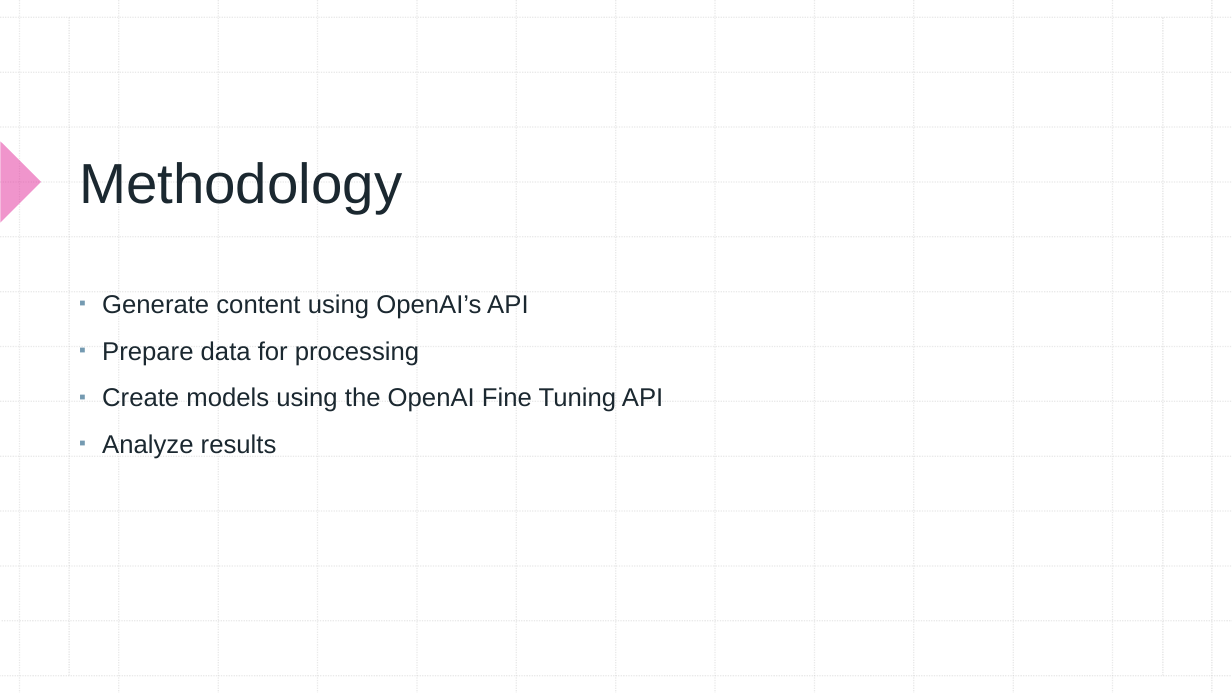
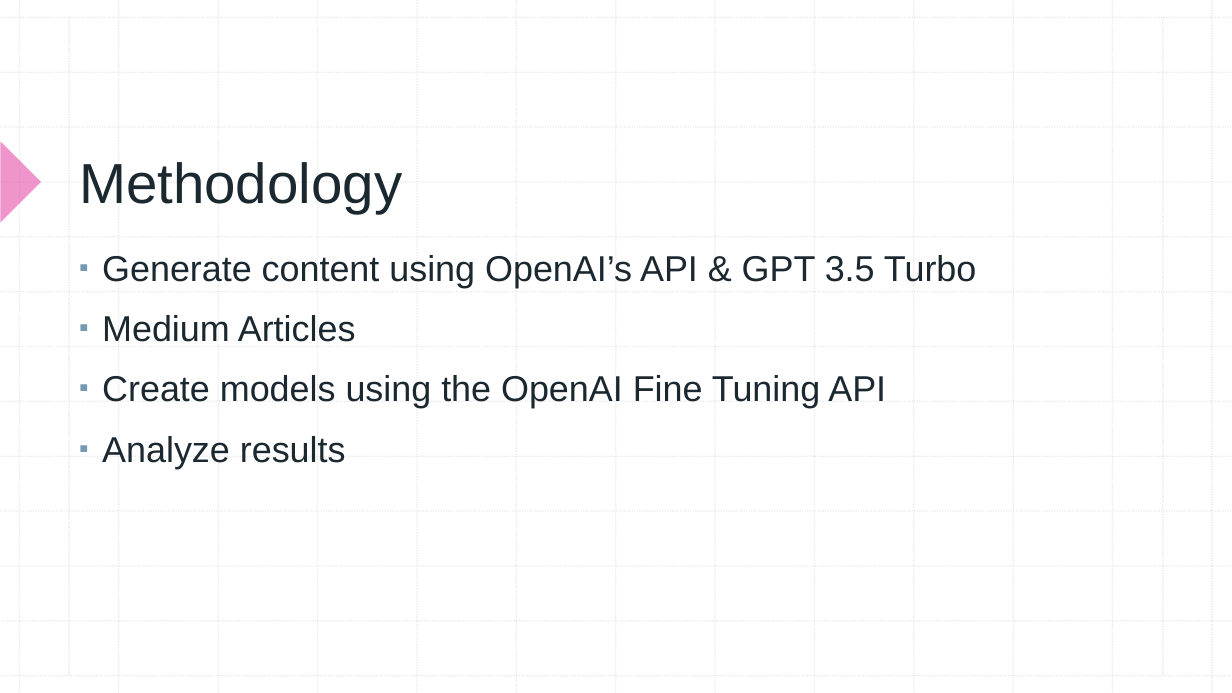
Before and after one commit to aaronomics/grad, a slide deck: slide 8 of AWEISS EMU GRC Presentation.pptx. Drawn at 1232x693 pixels with LibreOffice and Linux fonts; fonts in the diff are those of the drawing. Boxes give left, top, right and bottom in pixels: in the first picture for what was removed or moved away, otherwise in the second. Text is boxed around its words. In the diff, an @@ line names an element or a change of style, - is before the commit and + after.

```diff
--- a/AWEISS EMU GRC Presentation.pptx
+++ b/AWEISS EMU GRC Presentation.pptx
@@ text at <box>102,255,976,342</box>: text changed; size 20 to 28 pt @@
-▪ Generate content using OpenAI’s API
-▪ Prepare data for processing
+▪ Generate content using OpenAI’s API & GPT 3.5 Turbo
+▪ Medium Articles
@@ text at <box>102,375,886,469</box>: size 20 to 28 pt in "Create models using the OpenAI Fine Tuning ...", "Analyze results" @@
```
Also in this commit, not shown: 6 other slides changed, 5 slides added, 2 slides removed, 5 other files.
